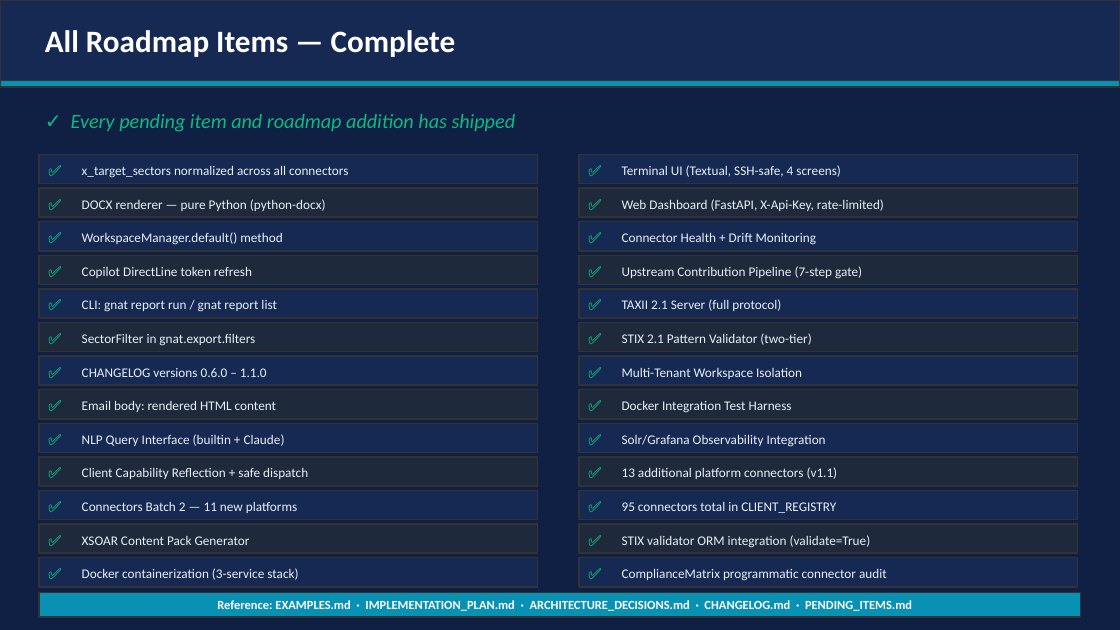
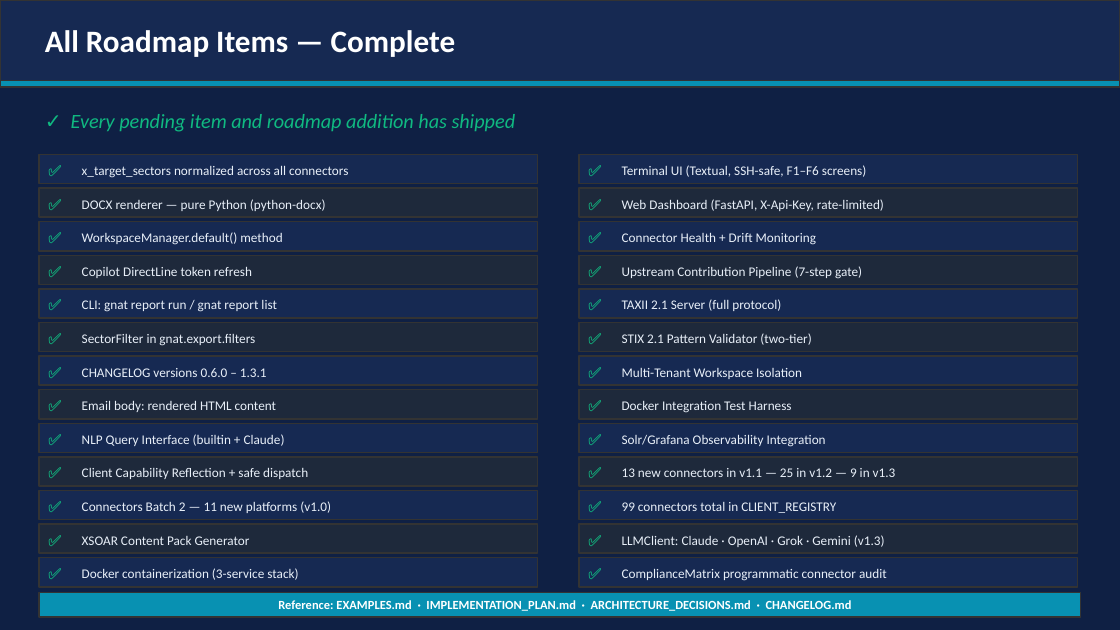
Before and after one commit to wrhalpin/GNAT, a slide deck: slide 26 of GNAT-Presentation.pptx. Drawn at 1120x630 pixels with LibreOffice and Linux fonts; fonts in the diff are those of the drawing. Boxes give left, top, right and bottom in pixels: in the first picture for what was removed or moved away, otherwise in the second. Text is boxed around its words. In the diff, an @@ line names an element or a change of style, - is before the commit and + after.

```diff
--- a/GNAT-Presentation.pptx
+++ b/GNAT-Presentation.pptx
@@ text at (622, 165, 867, 177): text changed @@
-Terminal UI (Textual, SSH-safe, 4 screens)
+Terminal UI (Textual, SSH-safe, F1–F6 screens)
@@ text at (82, 368, 267, 377): text changed @@
-CHANGELOG versions 0.6.0 – 1.1.0
+CHANGELOG versions 0.6.0 – 1.3.1
@@ text at (622, 468, 896, 477): text changed @@
-13 additional platform connectors (v1.1)
+13 new connectors in v1.1 — 25 in v1.2 — 9 in v1.3
@@ text at (82, 501, 331, 513): text changed @@
-Connectors Batch 2 — 11 new platforms
+Connectors Batch 2 — 11 new platforms (v1.0)
@@ text at (622, 502, 836, 513): text changed @@
-95 connectors total in CLIENT_REGISTRY
+99 connectors total in CLIENT_REGISTRY
@@ text at (622, 535, 885, 547): text changed @@
-STIX validator ORM integration (validate=True)
+LLMClient: Claude · OpenAI · Grok · Gemini (v1.3)
@@ text at (278, 600, 852, 611): text changed @@
-Reference: EXAMPLES.md · IMPLEMENTATION_PLAN.md · ARCHITECTURE_DECISIONS.md · CHANGELOG.md · PENDING_ITEMS.md
+Reference: EXAMPLES.md · IMPLEMENTATION_PLAN.md · ARCHITECTURE_DECISIONS.md · CHANGELOG.md
```
Also in this commit, not shown: 8 other slides changed, 1 other file.
